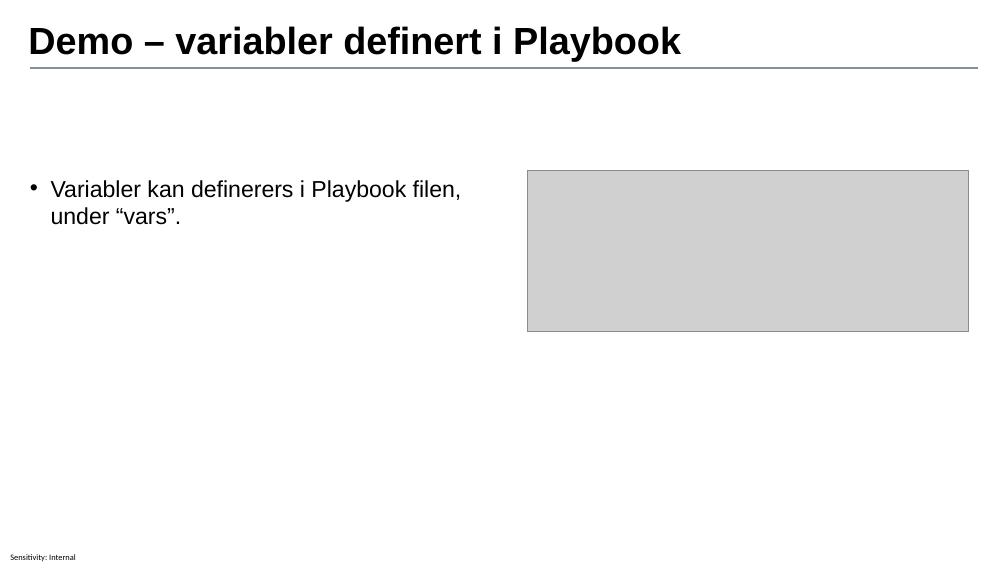
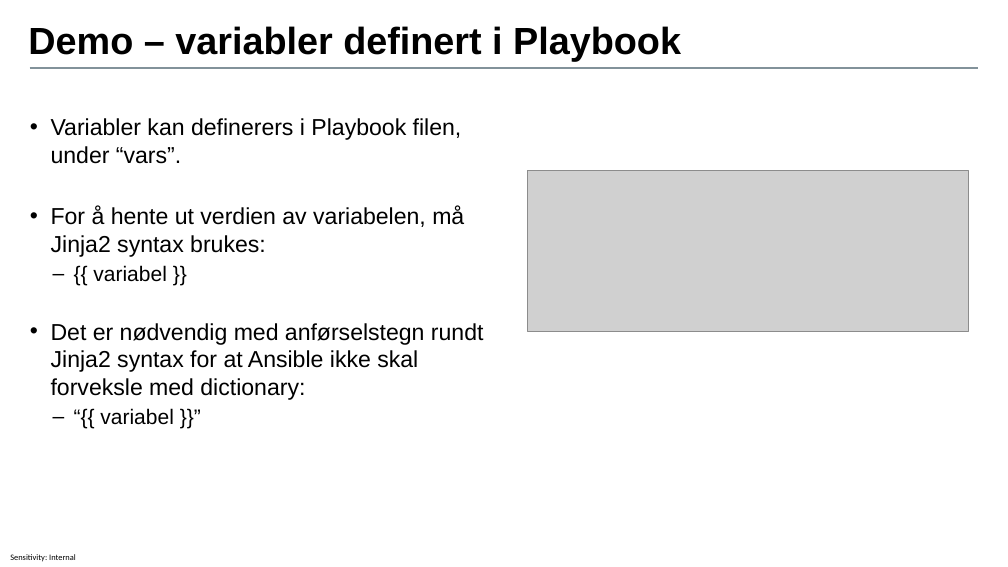
Before and after one commit to ToreAndreAsheim/tech-thursday, a slide deck: slide 20 of 2020-09-17_Ansible_for_nettverksautomasjon/Ansible for nettverksautomasjon.pptx. Drawn at 1008x567 pixels with LibreOffice and Linux fonts; fonts in the diff are those of the drawing; grey boxes stand for pictures; background and template pictures are left out. Boxes give left, top, right and bottom in pixels: in the first picture for what was removed or moved away, otherwise in the second. Text is boxed around its words. In the diff, an @@ line names an element or a change of style, - is before the commit and + after.

```diff
--- a/2020-09-17_Ansible_for_nettverksautomasjon/Ansible for nettverksautomasjon.pptx
+++ b/2020-09-17_Ansible_for_nettverksautomasjon/Ansible for nettverksautomasjon.pptx
@@ text at (51,206,484,425): paragraphs added @@
+• For å hente ut verdien av variabelen, må Jinja2 syntax brukes:
+  – {{ variabel }}
+• Det er nødvendig med anførselstegn rundt Jinja2 syntax for at Ansible ikke skal forveksle med dictionary:
+  – “{{ variabel }}”
```
Also in this commit, not shown: 4 other slides changed, 3 slides added, 8 other files.
